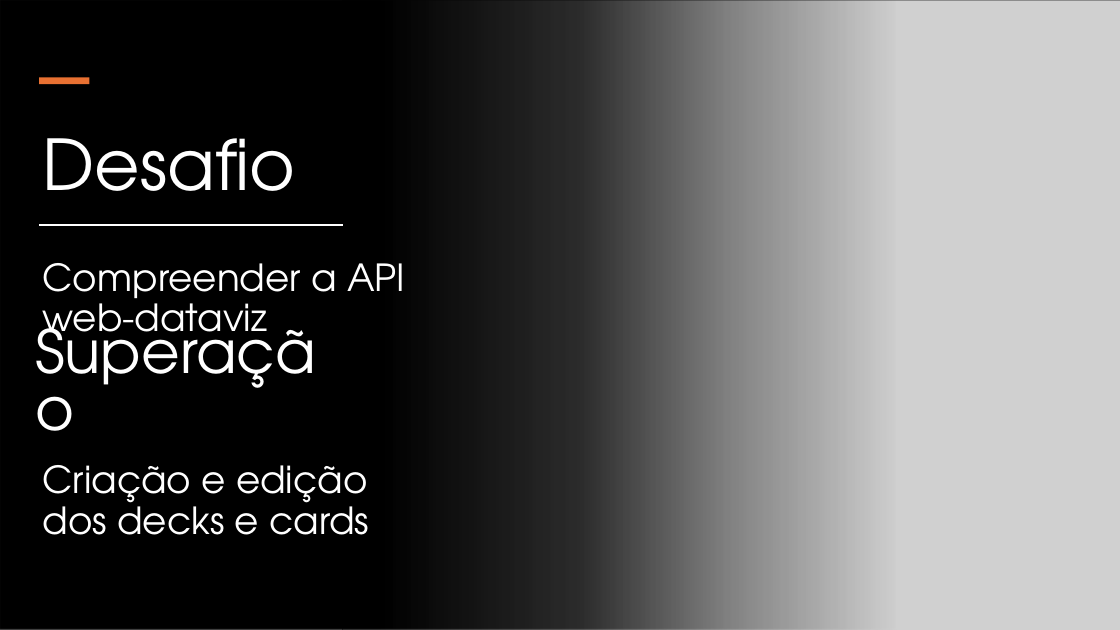
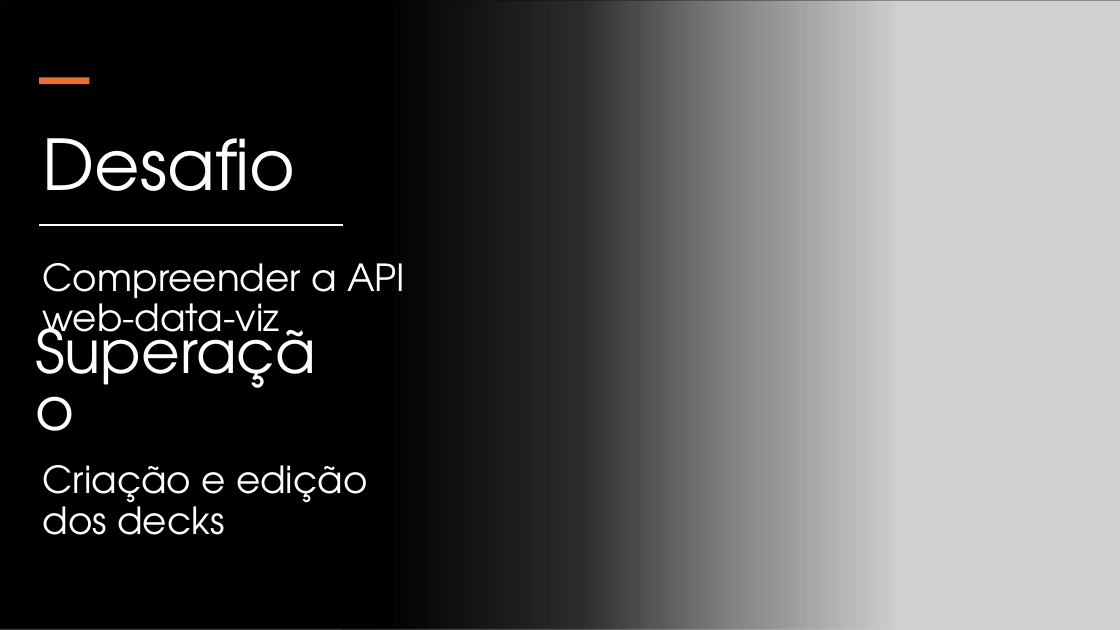
Before and after one commit to VitorAlmeida01/FlashApp, a slide deck: slide 6 of Projeto Individual/Documentação/Apresentação FlashApp.pptx. Drawn at 1120x630 pixels with LibreOffice and Linux fonts; fonts in the diff are those of the drawing; grey boxes stand for pictures. Boxes give left, top, right and bottom in pixels: in the first picture for what was removed or moved away, otherwise in the second. Text is boxed around its words. In the diff, an @@ line names an element or a change of style, - is before the commit and + after.

```diff
--- a/Projeto Individual/Documentação/Apresentação FlashApp.pptx
+++ b/Projeto Individual/Documentação/Apresentação FlashApp.pptx
@@ text at [42,263,405,348]: text changed @@
-Compreender a API web-dataviz
+Compreender a API web-data-viz
@@ text at [42,465,367,535]: text changed @@
-Criação e edição dos decks e cards
+Criação e edição dos decks
```
Also in this commit, not shown: 1 other slide changed, 8 other files.
